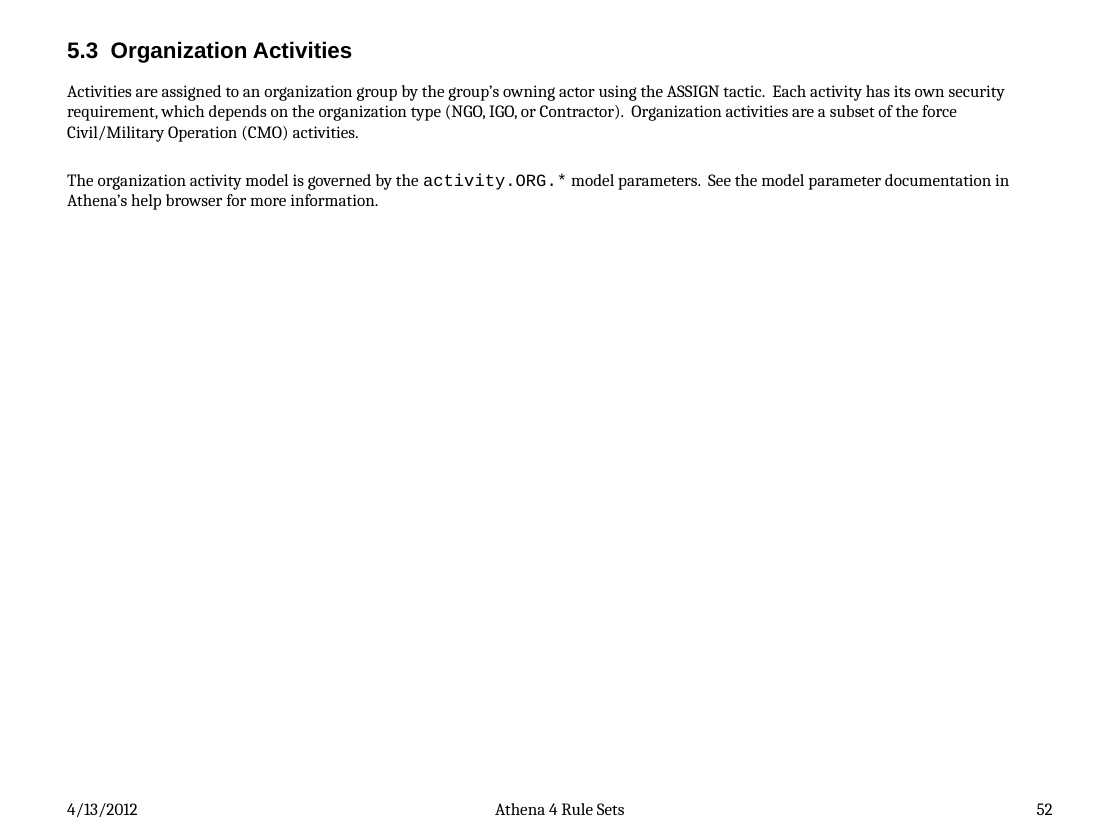
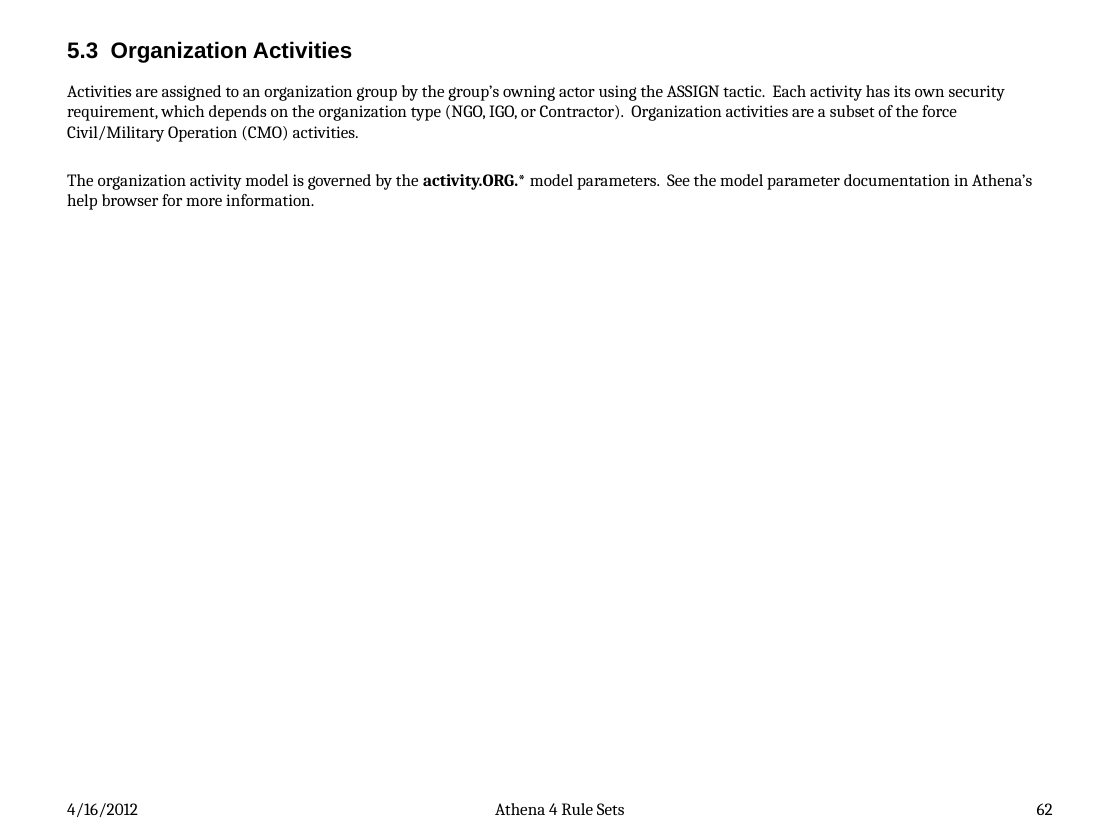
Before and after one commit to AthenaModel/athena-legacy, a slide deck: slide 62 of docs/dev/rules.pptx (slide 52 before the commit). Drawn at 1120x840 pixels with LibreOffice and Linux fonts; fonts in the diff are those of the drawing. Boxes give left, top, right and bottom in pixels: in the first picture for what was removed or moved away, otherwise in the second. Text is boxed around its words. In the diff, an @@ line names an element or a change of style, - is before the commit and + after.

Commit message:
Finished converting Rules document to power point format.

```diff
--- a/docs/dev/rules.pptx
+++ b/docs/dev/rules.pptx
@@ text at (x1=67, y1=174, x2=1032, y2=210): font Courier New to Cambria, bold on in "activity.ORG.*" @@
@@ text at (x1=67, y1=803, x2=138, y2=817): text changed @@
-4/13/2012
+4/16/2012
@@ page number at (x1=1037, y1=803, x2=1053, y2=815): text changed @@
-52
+62
```
Also in this commit, not shown: 66 other slides changed, 10 slides added.
